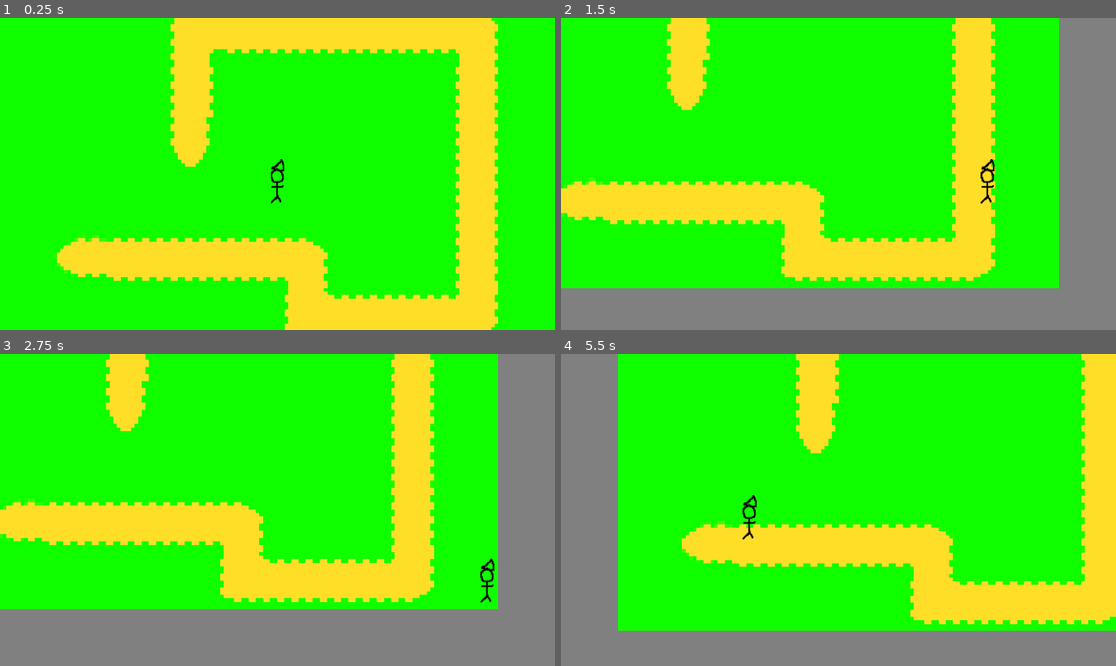
Above: before the commit, frames 1-4 (two rows, left to right).
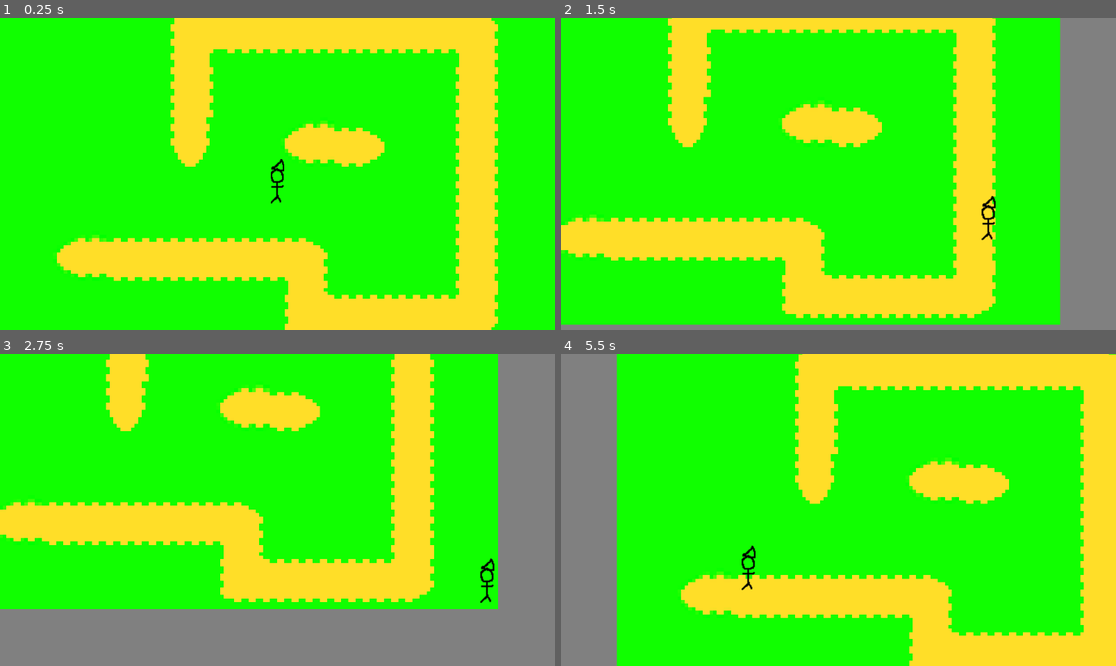
Above: after the commit, the same moments.

Repository: Moon613/Potions-Please
Game: Godot game, scene res://overworld.tscn
Same seed, same stepped clock (60 frames per second), same inputs: the game is played once before the commit and once after it. The project has no main scene, so this scene is started directly.
Inputs:
- Up to frame 1 (0.25 s): no input
- Up to frame 2 (1.5 s): tap Enter at 0.5 s; hold Right (ui_right) 0.53-1.28 s; hold Down (ui_down) from 1.28 s (still down)
- Up to frame 3 (2.75 s): release Down (ui_down) at 2.03 s; hold Right (ui_right) from 2.03 s (still down)
- Up to frame 4 (5.5 s): release Right (ui_right) at 2.78 s; hold Up (ui_up) 2.78-3.53 s; hold Left (ui_left) 3.53-5.03 s; hold Down (ui_down) from 5.03 s (still down)

The runs differ from the first frame. In frame 1, 1.9% of the frame differs, in the area x 51-70%, y 32-48%; in frame 2, 31%; in frame 3, 1.9%; in frame 4, 34%, in the area x 10-100%, y 0-100%.

Commit message:
Dev Sprites for potion-brewing

Diff:
--- a/src/overworld.tscn
+++ b/src/overworld.tscn
@@ -72,7 +72,7 @@
 
 [node name="TileMapLayer" type="TileMapLayer" parent="." unique_id=334075720]
 texture_filter = 1
-tile_map_data = PackedByteArray("AAD9/wEAAQABAAAAAAD+/wEAAQA …(216 unchanged characters)… +////AQABAAIAAAD/////AQAAAAAAAAAAAP//AQAAAAAAAAABAP//AQAAAAAAAAACAP//AQAAAAAAAAACAAAAAQAAAAAAAAAB …(1202 unchanged characters)…
+tile_map_data = PackedByteArray("AAD9/wEAAQABAAAAAAD+/wEAAQA …(216 unchanged characters)… +////AQABAAIAAAD/////AQAAAAAAAAAAAP//AQADAAEAAAABAP//AQADAAAAAAACAP//AQAAAAAAAAACAAAAAQAAAAAAAAAB …(1202 unchanged characters)…
 tile_set = SubResource("TileSet_824ie")
 
 [node name="Camera2D" type="Camera2D" parent="." unique_id=2082594869]
@@ -81,6 +81,8 @@
 limit_top = -64
 limit_right = 96
 limit_bottom = 64
+limit_smoothed = true
+position_smoothing_enabled = true
 script = ExtResource("4_824ie")
 
 [node name="Player" type="CharacterBody2D" parent="." unique_id=986466906]
--- a/src/potion_brewing.tscn
+++ b/src/potion_brewing.tscn
@@ -1,3 +1,23 @@
 [gd_scene format=3 uid="uid://cbbeilop6nngp"]
 
+[ext_resource type="Texture2D" uid="uid://dp6bq2e7goybu" path="res://Textures/Background - Interior.png" id="1_hlnv1"]
+[ext_resource type="Texture2D" uid="uid://bplna885h5d5y" path="res://Textures/Cauldron.png" id="2_sgo1m"]
+[ext_resource type="Texture2D" uid="uid://bxjs7vx1m3soe" path="res://Textures/Shelf.png" id="3_b05j4"]
+
 [node name="Potion Brewing" type="Node2D" unique_id=965922724]
+
+[node name="Background" type="Sprite2D" parent="." unique_id=1804067386]
+texture = ExtResource("1_hlnv1")
+
+[node name="Camera2D" type="Camera2D" parent="." unique_id=1260672056]
+zoom = Vector2(0.6, 0.6)
+
+[node name="Cauldron" type="Sprite2D" parent="." unique_id=1335512008]
+position = Vector2(0, 219)
+scale = Vector2(4.312081, 4.3120804)
+texture = ExtResource("2_sgo1m")
+
+[node name="Shelf" type="Sprite2D" parent="." unique_id=164151715]
+position = Vector2(-628, 71.25)
+scale = Vector2(2.7478263, 6.298658)
+texture = ExtResource("3_b05j4")
Binary file added: src/Textures/Background - Interior.png
Not shown, added: src/Textures/Background - Interior.png.import
Binary file added: src/Textures/Cauldron.png
Not shown, added: src/Textures/Cauldron.png.import
Binary file added: src/Textures/Shelf.png
Not shown, added: src/Textures/Shelf.png.import
